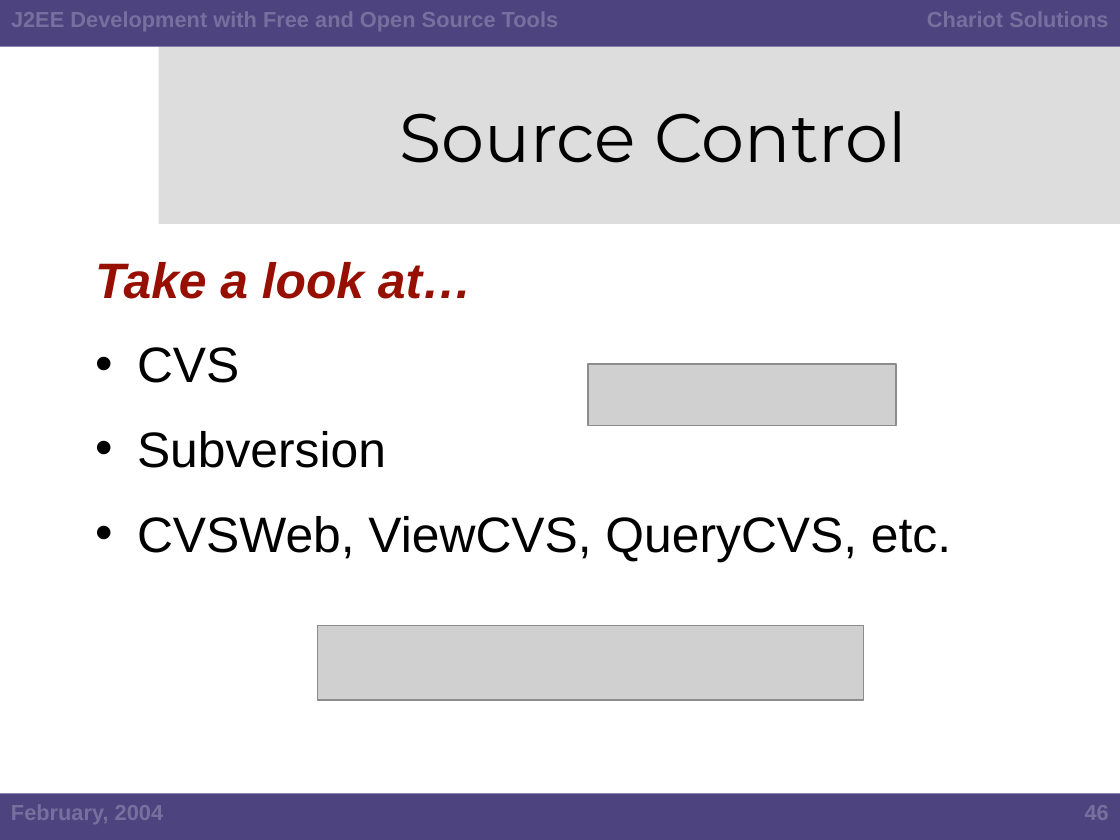
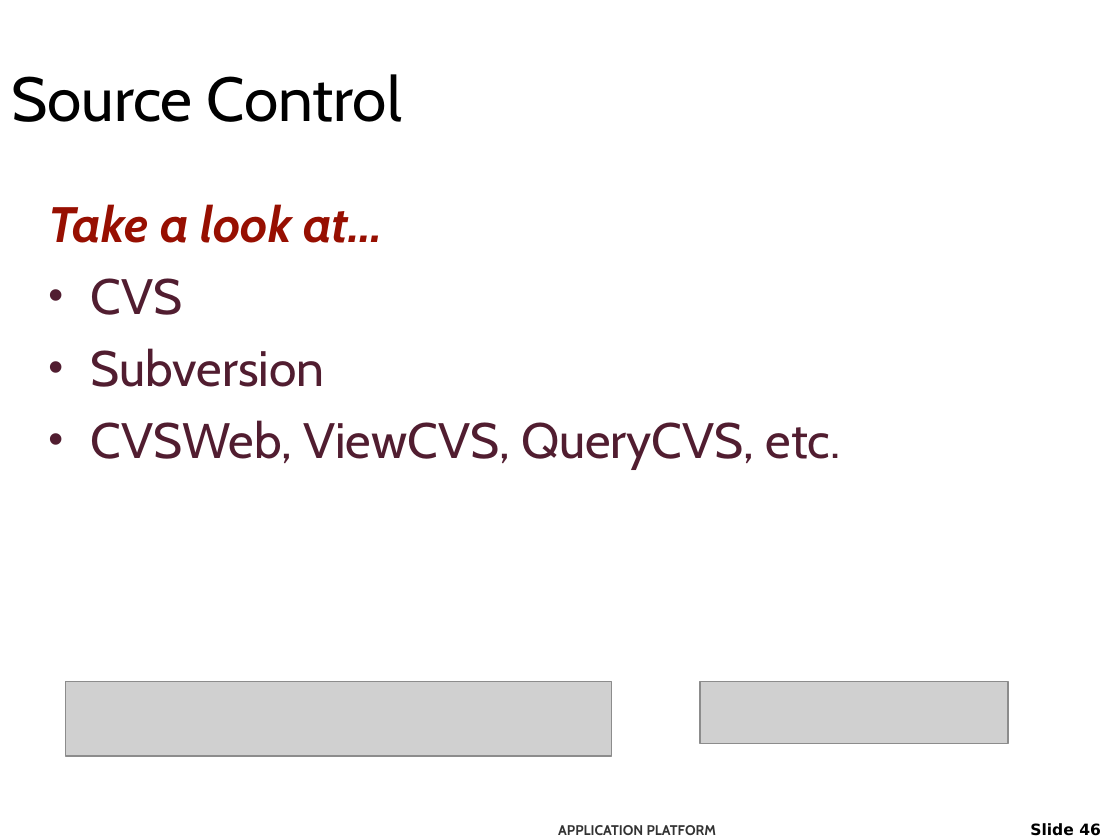
Before and after one commit to netspective/NEFS, a slide deck: slide 46 of support/docs/J2EE Development Using Open Source Software.ppt. Drawn at 1120x840 pixels with LibreOffice and Linux fonts; fonts in the diff are those of the drawing; grey boxes stand for pictures; background and template pictures are left out. Boxes give left, top, right and bottom in pixels: in the first picture for what was removed or moved away, otherwise in the second. Text is boxed around its words. In the diff, an @@ line names an element or a change of style, - is before the commit and + after.

Commit message:
The theme has been replaced, but it's still got foreign content that needs to be replaced and reworked.

```diff
--- a/support/docs/J2EE Development Using Open Source Software.ppt
+++ b/support/docs/J2EE Development Using Open Source Software.ppt
@@ rectangle removed at bbox=[0, 0, 1120, 47] @@
@@ text removed at bbox=[11, 12, 559, 31] @@
-J2EE Development with Free and Open Source Tools
@@ text removed at bbox=[927, 12, 1108, 27] @@
-Chariot Solutions
@@ title "Source Control": place and size @@
-title "Source Control" at bbox=[399, 111, 907, 163]
+title "Source Control" at bbox=[11, 74, 402, 122]
@@ title "Source Control" at bbox=[11, 74, 402, 122]: size 44 to 40 pt, font Montserrat to Cabin; alignment centre to left @@
@@ rectangle removed at bbox=[159, 47, 1120, 224] @@
@@ text "Take a look at…": place and size @@
-text "Take a look at…" at bbox=[95, 262, 951, 562]
+text "Take a look at…" at bbox=[48, 204, 841, 469]
@@ text "Take a look at…" at bbox=[48, 204, 841, 469]: font Arial to Cabin; text colour #000000 to #511D30 in "CVS", "Subversion", "CVSWeb, ViewCVS, QueryCVS, etc."; less space between paragraphs; bullet colour #000000 to #511D30 @@
@@ picture: place and size @@
-picture at bbox=[317, 625, 862, 700]
+picture at bbox=[65, 681, 610, 756]
@@ picture: place and size @@
-picture at bbox=[588, 364, 896, 426]
+picture at bbox=[700, 681, 1008, 743]
@@ rectangle removed at bbox=[0, 793, 1120, 840] @@
@@ text removed at bbox=[11, 805, 164, 824] @@
-February, 2004
@@ page number removed at bbox=[1085, 805, 1109, 820] @@
-46
@@ text added at bbox=[558, 825, 717, 835], 9 pt, text #333333, bold @@
+APPLICATION PLATFORM
@@ page number added at bbox=[1030, 823, 1101, 836], 10 pt, text #000000, bold @@
+Slide 46
```
Also in this commit, not shown: 87 other slides changed, 1 slide added, 2 slides removed.
